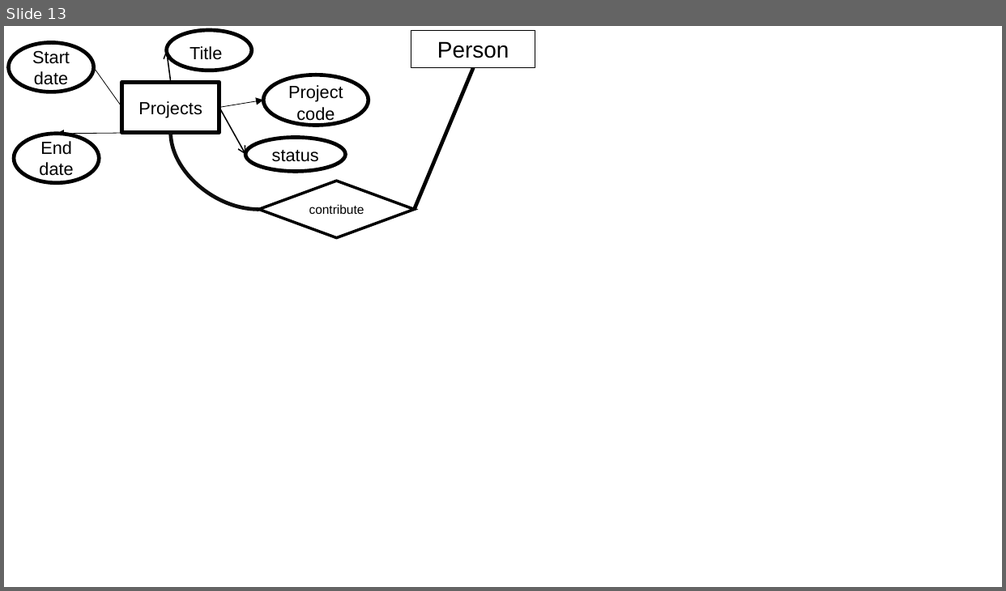
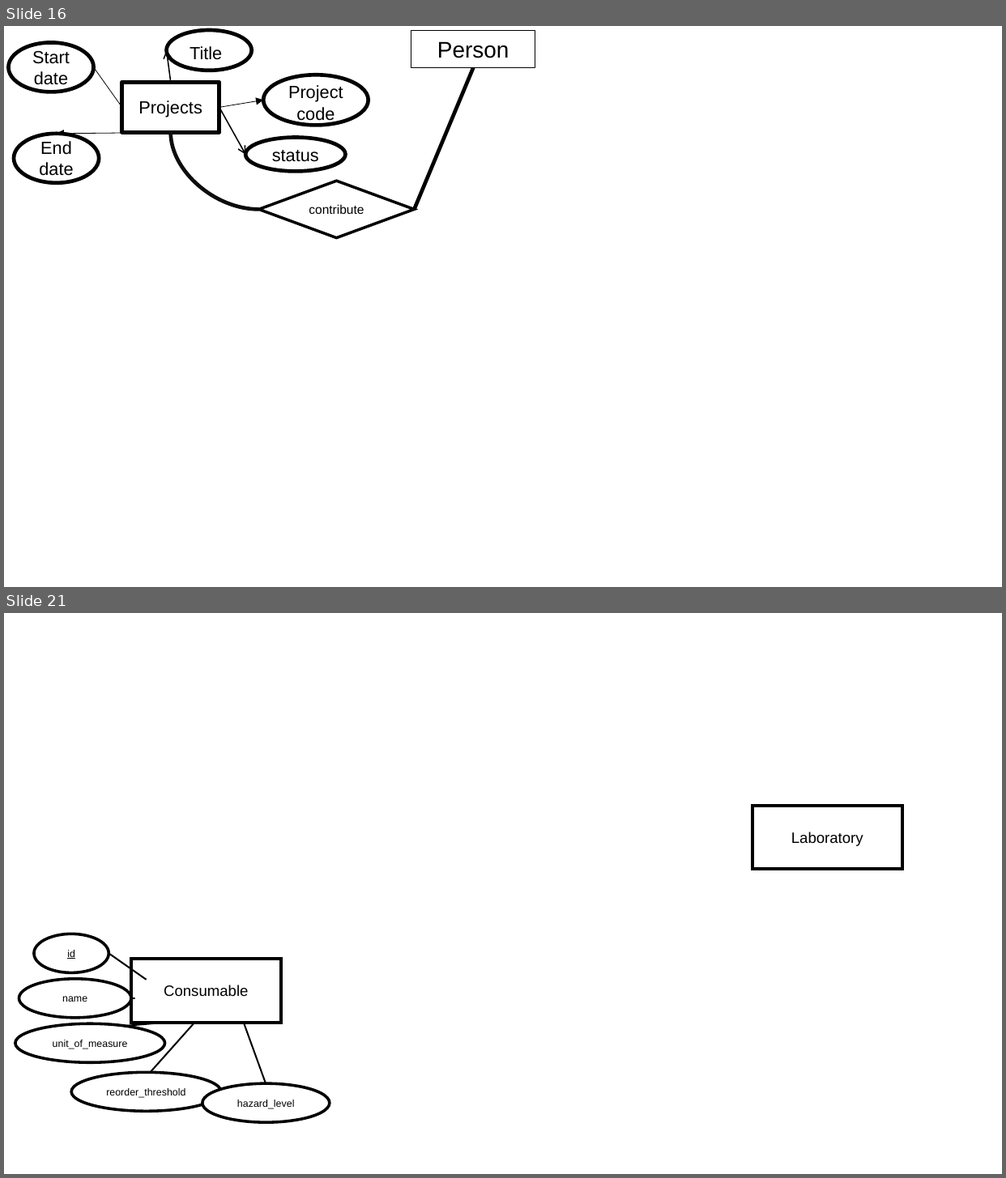
Before and after one commit to Niz-arch/Data-Base-Project, a slide deck: lab1/ER_Gram.pptx. Shown one above the other, each under a label of ours: slide 13 before the commit, slides 16 and 21 after it; the slides between them are not shown. The pictures are 1006x591 and 1006x1178 pixels, drawn with LibreOffice and Linux fonts; fonts in the diff are those of the drawing. Boxes give left, top, right and bottom in pixels: in the first picture for what was removed or moved away, otherwise in the second. Text is boxed around its words. In the diff, an @@ line names an element or a change of style, - is before the commit and + after.

```diff
--- a/lab1/ER_Gram.pptx
+++ b/lab1/ER_Gram.pptx
@@ slide 21 added at [4,613,1002,1174], background #FFFFFF @@
@@ rectangle added at [753,806,902,869], fill #FFFFFF, outline #000000 2.5 pt, 12 pt, text #000000 @@
+Laboratory
@@ ellipse added at [34,935,109,973], fill #FFFFFF, outline #000000 2.3 pt, 8 pt, text #000000, underline @@
+id
@@ line added from (147, 980) to (109, 953), #000000 1.3 pt @@
@@ rectangle added at [132,959,281,1022], fill #FFFFFF, outline #000000 2.5 pt, 12 pt, text #000000 @@
+Consumable
@@ ellipse added at [19,979,132,1018], fill #FFFFFF, outline #000000 2.3 pt, 8 pt, text #000000 @@
+name
@@ line added from (135, 999) to (132, 999), #000000 1.3 pt @@
@@ ellipse added at [15,1024,164,1063], fill #FFFFFF, outline #000000 2.3 pt, 8 pt, text #000000 @@
+unit_of_measure
@@ line added from (168, 1022) to (97, 1029), #000000 1.3 pt @@
@@ line added from (195, 1022) to (147, 1078), #000000 1.3 pt @@
@@ line added from (244, 1022) to (266, 1084), #000000 1.3 pt @@
@@ ellipse added at [71,1073,220,1112], fill #FFFFFF, outline #000000 2.3 pt, 8 pt, text #000000 @@
+reorder_threshold
@@ ellipse added at [202,1084,330,1122], fill #FFFFFF, outline #000000 2.3 pt, 8 pt, text #000000 @@
+hazard_level
@@ what was slide 13 is now slide 16 @@
```
Also in this commit, not shown: 13 slides changed, 10 other slides added, 2 other files.
